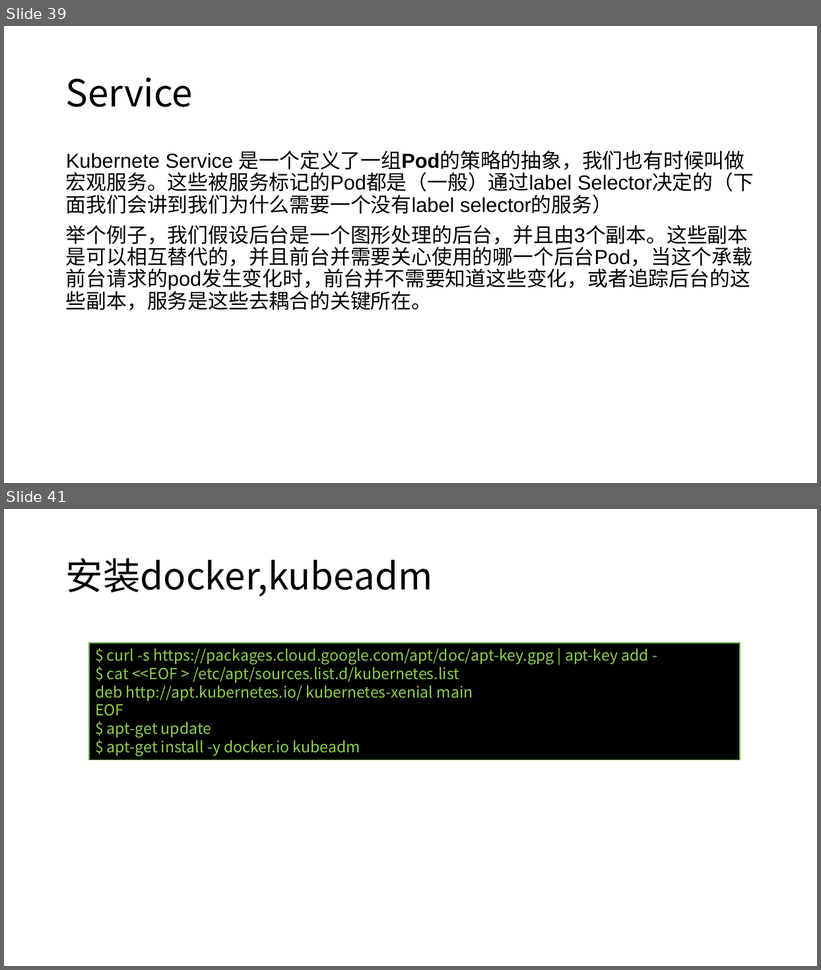
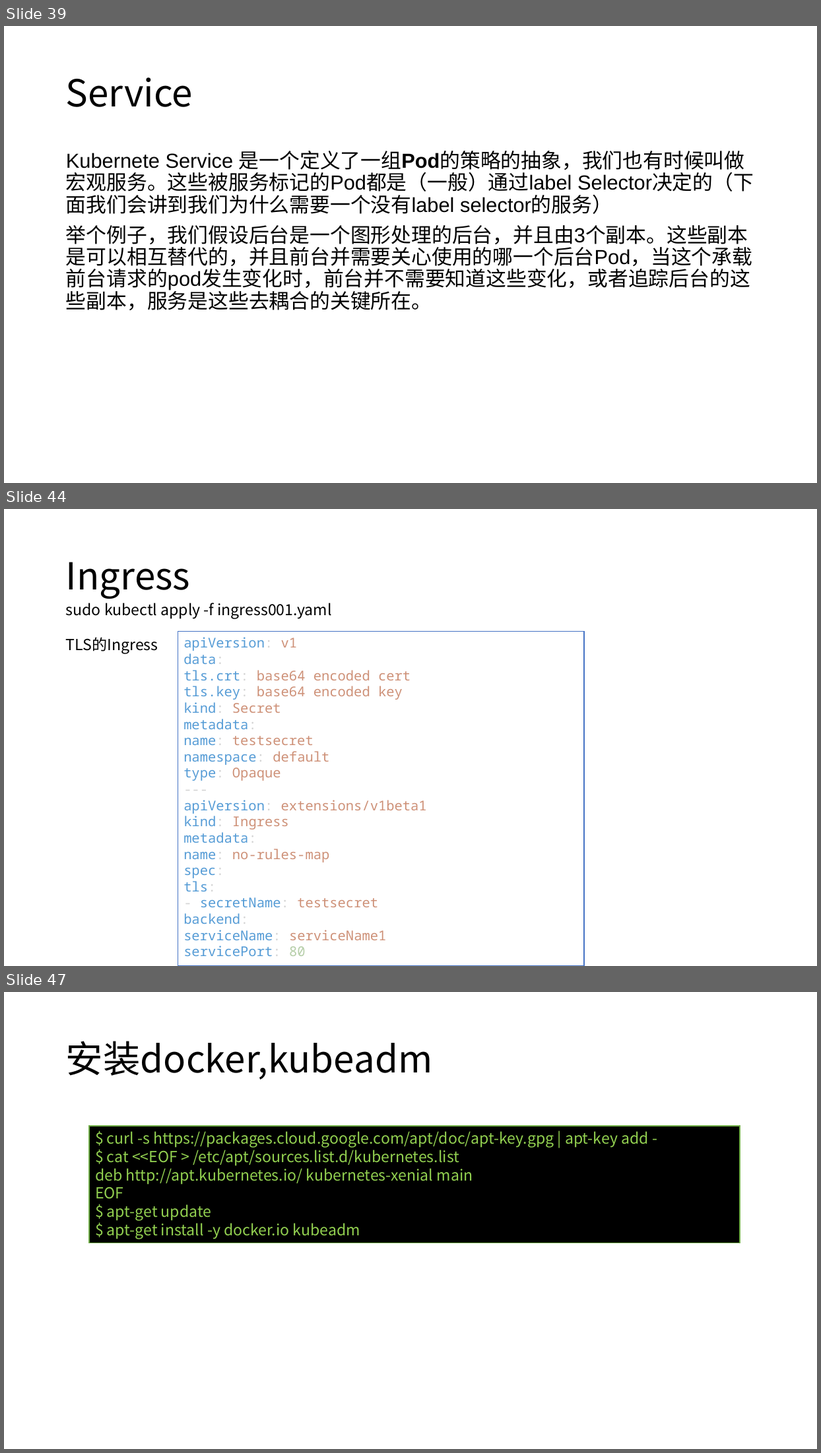
Before and after one commit to axzxs2001/Asp.NetCoreExperiment, a slide deck: Asp.NetCoreExperiment/kubernetes/kubernetes.pptx. Shown one above the other, each under a label of ours: slides 39 and 41 before the commit, slides 39, 44 and 47 after it; the slides between them are not shown. The pictures are 821x970 and 821x1453 pixels, drawn with LibreOffice and Linux fonts; fonts in the diff are those of the drawing; background and template pictures are left out. Boxes give left, top, right and bottom in pixels: in the first picture for what was removed or moved away, otherwise in the second. Text is boxed around its words. In the diff, an @@ line names an element or a change of style, - is before the commit and + after.

```diff
--- a/Asp.NetCoreExperiment/kubernetes/kubernetes.pptx
+++ b/Asp.NetCoreExperiment/kubernetes/kubernetes.pptx
@@ slide 44 added at [4, 509, 817, 966], background #FFFFFF @@
@@ title added at [66, 562, 190, 599], 44 pt, text #000000 @@
+Ingress
@@ text added at [66, 603, 332, 619], 18 pt, text #000000 @@
+sudo kubectl apply -f ingress001.yaml
@@ text added at [66, 637, 158, 654], 18 pt, text #000000 @@
+TLS的Ingress
@@ rectangle added at [178, 632, 585, 966], fill #FFFFFF, outline #4472C4 1 pt, 16 pt, text #569CD6 @@
+apiVersion: v1
+data:
+tls.crt: base64 encoded cert
+tls.key: base64 encoded key
+kind: Secret
+metadata:
+name: testsecret
+namespace: default
+type: Opaque
+---
+apiVersion: extensions/v1beta1
+kind: Ingress
+metadata:
+name: no-rules-map
+spec:
+tls:
+- secretName: testsecret
+backend:
+serviceName: serviceName1
+servicePort: 80
@@ what was slide 41 is now slide 47 @@
```
Also in this commit, not shown: 1 slide changed, 5 other slides added.
